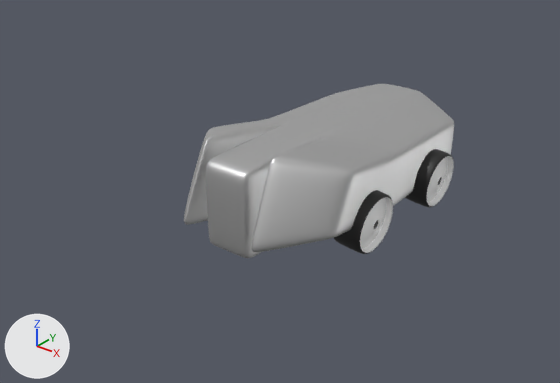
Renders of the FBX model kero/blocks/car_son.fbx from each side of a commit.
The view is the same before and after, from a camera (50 mm lens) standing at (6.36, -8.85, 5.73) and looking at (-0.15, -0.72, 0.69). Every picture has the same lights, and +X, +Y and +Z are marked at lower left.

Before the edit, the objects in view are built like this:
```python
ob_st_vech_car_test = bpy.data.objects.new('ST_Vech_Car_Test', me_generated_shape_006)
ob_st_vech_car_test.location = (0.0, 0.0, 0.97)
ob_st_vech_car_test.rotation_euler = (1.571, 3.136, 0.0)  # degrees (90, 180, 0)
ob_st_vech_car_test.scale = (0.01, 0.01, 0.01)
ob_wheel_fl = bpy.data.objects.new('Wheel_fl', me_cylinder_017)
ob_wheel_fl.parent = ob_st_vech_car_test
ob_wheel_fl.location = (119.3, 42.39, -140.3)
ob_wheel_fl.rotation_euler = (0.0, -3.142, 1.478)  # degrees (0, -180, 85)
ob_wheel_fl.scale = (1.15, 1.15, 1.15)
ob_wheel_fr = bpy.data.objects.new('Wheel_fr', me_cylinder_016)
ob_wheel_fr.parent = ob_st_vech_car_test
ob_wheel_fr.location = (-127.5, 43.68, -140.3)
ob_wheel_fr.rotation_euler = (0.0, -3.142, 1.478)  # degrees (0, -180, 85)
ob_wheel_fr.scale = (1.15, 1.15, 1.15)
ob_wheel_rl = bpy.data.objects.new('Wheel_rl', me_cylinder_019)
ob_wheel_rl.parent = ob_st_vech_car_test
ob_wheel_rl.location = (-67.78, 43.37, 46.08)
ob_wheel_rl.rotation_euler = (0.0, -3.142, 1.478)  # degrees (0, -180, 85)
ob_wheel_rl.scale = (1.15, 1.15, 1.15)
ob_wheel_rr = bpy.data.objects.new('Wheel_rr', me_cylinder_018)
ob_wheel_rr.parent = ob_st_vech_car_test
ob_wheel_rr.location = (-127.5, 43.68, 46.08)
ob_wheel_rr.rotation_euler = (0.0, -3.142, 1.478)  # degrees (0, -180, 85)
ob_wheel_rr.scale = (1.15, 1.15, 1.15)
```
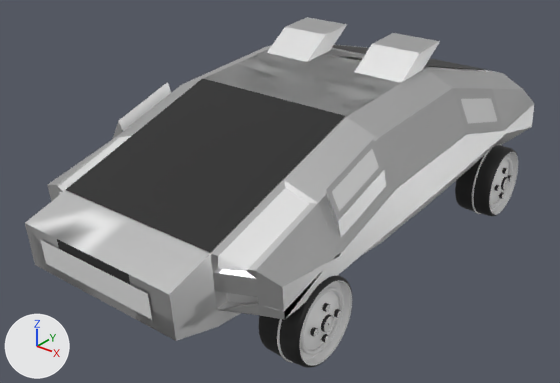
The change, as a diff of the scene's bpy script:
```diff
--- a/kero/blocks/car_son.fbx.py
+++ b/kero/blocks/car_son.fbx.py
@@ me_cylinder_018 @@
 # used by ob_wheel_rr; parent = ob_st_vech_car_test; location = (-127.5, 43.68, 46.08); rotation_euler = (0.0, -3.142, 1.478), in degrees (0, -180, 85); scale = (1.15, 1.15, 1.15)
-me_cylinder_018.from_pydata(...)  # 1858 vertices, 1856 faces; spans x -39.9..39.9, y -31.0..10.2, z -39.9..39.9
+me_cylinder_018.from_pydata(...)  # 15310 vertices, 15296 faces; spans x -149.2..-105.9, y -16.0..66.5, z -200.3..-117.8
+# me_cylinder_018 part 2: 1858 vertices removed from x -39.9..39.9, y -31.0..10.2, z -39.9..39.9
 me_cylinder_018.materials.append(mat_dark)
@@ me_cylinder_018 @@
 me_cylinder_018.materials.append(mat_glow_002)
+me_cylinder_018.materials.append(mat_emission_blue)  # white #e7e7e7
+me_cylinder_018.materials.append(mat_emission_pink)  # white #e7e7e7
@@ me_cylinder_016 @@
 # used by ob_wheel_fr; parent = ob_st_vech_car_test; location = (-127.5, 43.68, -140.3); rotation_euler = (0.0, -3.142, 1.478), in degrees (0, -180, 85); scale = (1.15, 1.15, 1.15)
-me_cylinder_016.from_pydata(...)  # 1858 vertices, 1856 faces; spans x -39.9..39.9, y -31.0..10.2, z -39.9..39.9
+me_cylinder_016.from_pydata(...)  # 15310 vertices, 15296 faces; spans x -149.2..-105.9, y -16.0..66.5, z 139.4..221.9
+# me_cylinder_016 part 3: 1858 vertices removed from x -39.9..39.9, y -31.0..10.2, z -39.9..39.9
 me_cylinder_016.materials.append(mat_dark)
@@ me_cylinder_016 @@
 me_cylinder_016.materials.append(mat_glow_002)
+me_cylinder_016.materials.append(mat_emission_blue)  # white #e7e7e7
+me_cylinder_016.materials.append(mat_emission_pink)  # white #e7e7e7
@@ me_cylinder_017 @@
 # used by ob_wheel_fl; parent = ob_st_vech_car_test; location = (119.3, 42.39, -140.3); rotation_euler = (0.0, -3.142, 1.478), in degrees (0, -180, 85); scale = (1.15, 1.15, 1.15)
-me_cylinder_017.from_pydata(...)  # 1858 vertices, 1856 faces; spans x -39.9..39.9, y -31.0..10.2, z -39.9..39.9
+me_cylinder_017.from_pydata(...)  # 15310 vertices, 15296 faces; spans x 102.3..145.6, y -16.0..66.5, z 139.6..222.1
+# me_cylinder_017 part 4: 15310 vertices added at x 102.3..145.6, y -16.0..66.5, z 139.6..222.1
 me_cylinder_017.materials.append(mat_dark)
@@ me_cylinder_017 @@
 me_cylinder_017.materials.append(mat_glow_002)
+me_cylinder_017.materials.append(mat_emission_blue)  # white #e7e7e7
+me_cylinder_017.materials.append(mat_emission_pink)  # white #e7e7e7
@@ me_cylinder_019 @@
 # used by ob_wheel_rl; parent = ob_st_vech_car_test; location = (-67.78, 43.37, 46.08); rotation_euler = (0.0, -3.142, 1.478), in degrees (0, -180, 85); scale = (1.15, 1.15, 1.15)
-me_cylinder_019.from_pydata(...)  # 1858 vertices, 1856 faces; spans x -54.0..25.7, y -192.9..-151.7, z -39.9..39.9
+me_cylinder_019.from_pydata(...)  # 15310 vertices, 15296 faces; spans x 102.3..145.6, y -16.0..66.5, z -200.4..-118.0
+# me_cylinder_019 part 1: 15310 vertices added at x 102.3..145.6, y -16.0..66.5, z -200.4..-118.0
 me_cylinder_019.materials.append(mat_dark)
@@ me_cylinder_019 @@
 me_cylinder_019.materials.append(mat_glow_002)
+me_cylinder_019.materials.append(mat_emission_blue)  # white #e7e7e7
+me_cylinder_019.materials.append(mat_emission_pink)  # white #e7e7e7
@@ ob_wheel_rr @@
 ob_wheel_rr = bpy.data.objects.new('Wheel_rr', me_cylinder_018)
-ob_wheel_rr.parent = ob_st_vech_car_test
+ob_wheel_rr.parent = ob_st_veh_car_son
 ob_wheel_rr.location = (-127.5, 43.68, 46.08)
@@ ob_wheel_fr @@
 ob_wheel_fr = bpy.data.objects.new('Wheel_fr', me_cylinder_016)
-ob_wheel_fr.parent = ob_st_vech_car_test
-ob_wheel_fr.location = (-127.5, 43.68, -140.3)
-ob_wheel_fr.rotation_euler = (0.0, -3.142, 1.478)  # degrees (0, -180, 85)
-ob_wheel_fr.scale = (1.15, 1.15, 1.15)
+ob_wheel_fr.parent = ob_st_veh_car_son
+ob_wheel_fr.location = (0.0, 0.0, 0.0)
+ob_wheel_fr.scale = (1.45, 1.45, 1.45)
@@ ob_st_vech_car_test @@
-ob_st_vech_car_test = bpy.data.objects.new('ST_Vech_Car_Test', me_generated_shape_006)
@@ ob_wheel_fl @@
 ob_wheel_fl = bpy.data.objects.new('Wheel_fl', me_cylinder_017)
-ob_wheel_fl.parent = ob_st_vech_car_test
-ob_wheel_fl.location = (119.3, 42.39, -140.3)
-ob_wheel_fl.rotation_euler = (0.0, -3.142, 1.478)  # degrees (0, -180, 85)
-ob_wheel_fl.scale = (1.15, 1.15, 1.15)
+ob_wheel_fl.parent = ob_st_veh_car_son
+ob_wheel_fl.location = (0.0, 0.0, 0.0)
+ob_wheel_fl.scale = (1.45, 1.45, 1.45)
@@ ob_wheel_rl @@
 ob_wheel_rl = bpy.data.objects.new('Wheel_rl', me_cylinder_019)
-ob_wheel_rl.parent = ob_st_vech_car_test
-ob_wheel_rl.location = (-67.78, 43.37, 46.08)
-ob_wheel_rl.rotation_euler = (0.0, -3.142, 1.478)  # degrees (0, -180, 85)
-ob_wheel_rl.scale = (1.15, 1.15, 1.15)
+ob_wheel_rl.parent = ob_st_veh_car_son
+ob_wheel_rl.location = (0.0, 0.0, 0.0)
+ob_wheel_rl.scale = (1.45, 1.45, 1.45)
@@ ob_st_veh_car_son @@
+ob_st_veh_car_son = bpy.data.objects.new('ST_Veh_Car_Son', me_cube_145)  # 516 vertices, 360 faces; spans x -203.0..203.0, y 32.0..278.0, z -378.0..429.0; in mat_dark (black #1c1c1c), mat_emission_blue (white #e7e7e7), mat_emission_pink (white #e7e7e7), mat_metal_1 (light grey #d6d6d6), mat_emission_white_001 (white #e7e7e7)
+ob_st_veh_car_son.location = (0.0, 0.0, 0.0)
+ob_st_veh_car_son.rotation_euler = (1.571, 0.0, 0.0)  # degrees (90, 0, 0)
+ob_st_veh_car_son.scale = (0.01, 0.01, 0.01)
```

Where the change shows, as pixel boxes [x1, y1, x2, y2] in the pictures (560 x 383 px):
'ST_Veh_Car_Son', added
    after: [25, 17, 534, 341]
    faces in mat_metal_1 (light grey #d6d6d6): [25, 17, 534, 341]
    faces in mat_dark (black #1c1c1c): [57, 45, 487, 285]
    faces in mat_emission_white_001 (white #e7e7e7): [58, 136, 309, 271]
    faces in mat_emission_blue (white #e7e7e7): [41, 98, 497, 320]
    faces in mat_emission_pink (white #e7e7e7): [227, 145, 494, 303]
'ST_Vech_Car_Test', deleted
    before: [184, 84, 454, 258]
'Wheel_fl', reshaped, moved, rescaled, turned (not visible before)
    after: [259, 275, 352, 368]
'Wheel_rl', reshaped, moved, rescaled, turned (not visible before)
    after: [455, 144, 518, 216]
'Wheel_rr', moved (not visible afterwards)
    before: [334, 190, 393, 254]
'Wheel_fr', reshaped, moved, rescaled, turned (not visible afterwards)
    before: [405, 149, 454, 207]
